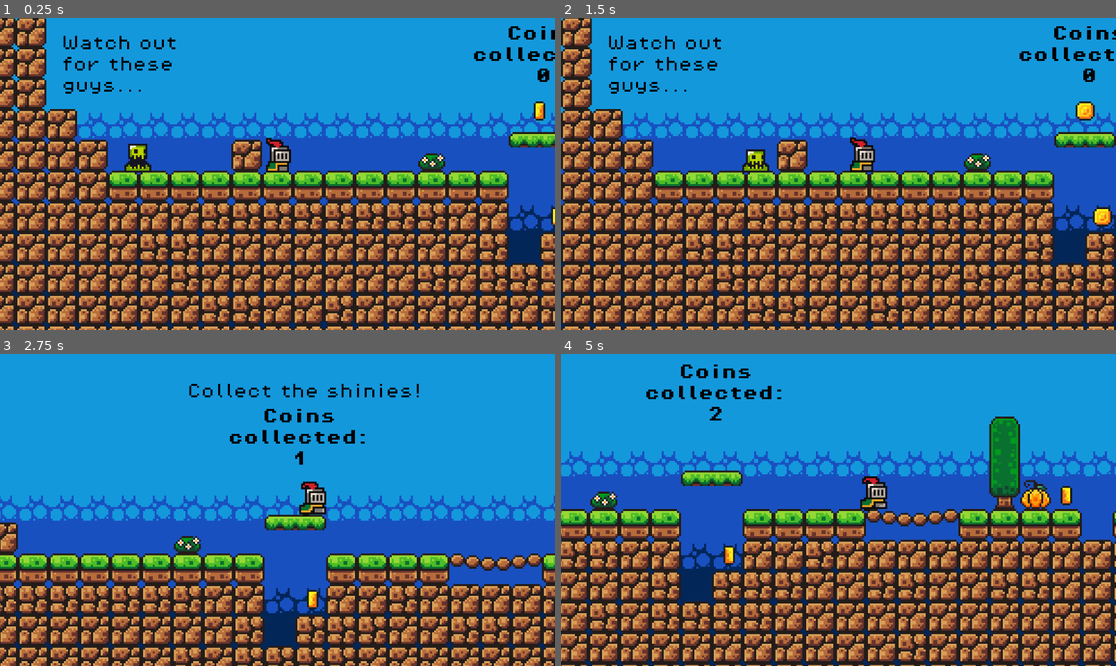
Above: before the commit, frames 1-4 (two rows, left to right).
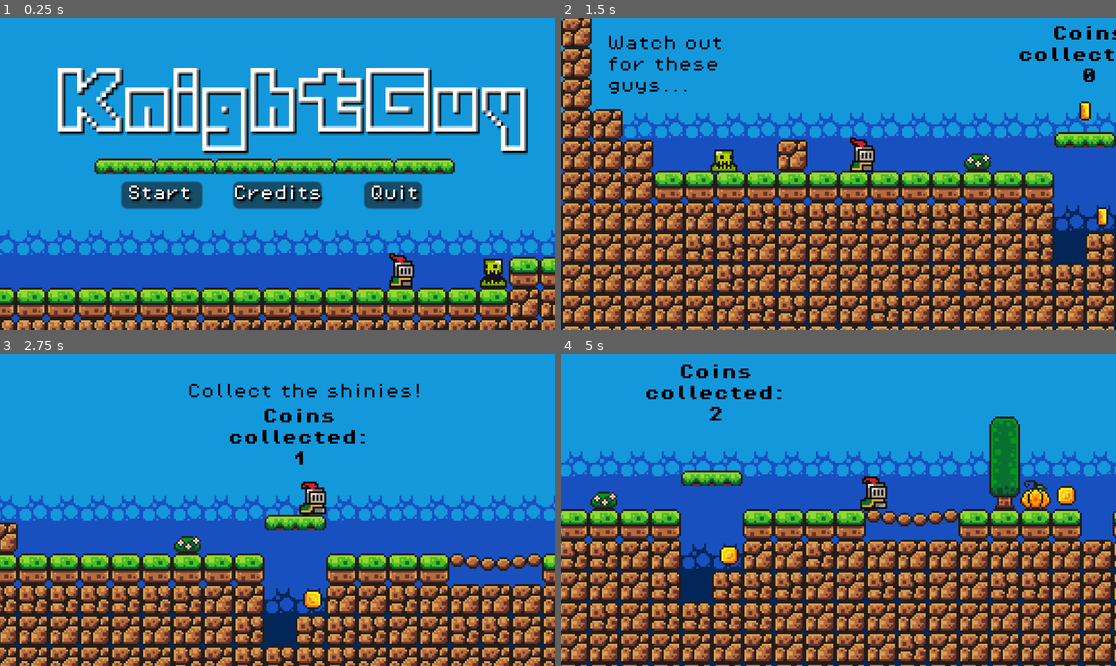
Above: after the commit, the same moments.

Repository: CrimsonCloak/KnightGuy
Game: Godot game, scene res://Scenes/menu.tscn
The game is run twice, just before and just after one commit, with the same random seed, the same clock (stepped at 60 frames per second) and the same inputs. Before the commit the project starts from res://Scenes/game.tscn.
Inputs (mouse positions are in pixels of both pictures, inside the frame that each line leads up to):
- Up to frame 1 (0.25 s): no input
- Up to frame 2 (1.5 s): click (721, 195) at 0.5 s, where only the run after the commit has a clickable "Start"; hold D (Move_right) from 1.28 s (still down)
- Up to frame 3 (2.75 s): keep holding D (Move_right); tap Up (Jump) at 1.52, 2.27 s
- Up to frame 4 (5 s): release D (Move_right) at 2.78 s; hold Left (Move_left) 2.78-3.53 s; hold D (Move_right) from 3.53 s (still down); tap Up (Jump) at 3.77, 4.52 s

The runs differ from the first frame. In frame 1, 74% of the frame differs, in the area x 0-100%, y 0-100%; in frame 2, 0.9%; in frame 3, 0.2%; in frame 4, 0.3%.

Commit message:
Change main scene to menu scene

Diff:
--- a/project.godot
+++ b/project.godot
@@ -11,7 +11,7 @@
 [application]
 
 config/name="KnightGuy"
-run/main_scene="res://Scenes/game.tscn"
+run/main_scene="res://Scenes/menu.tscn"
 config/features=PackedStringArray("4.2", "Forward Plus")
 config/icon="res://icon.svg"
 
